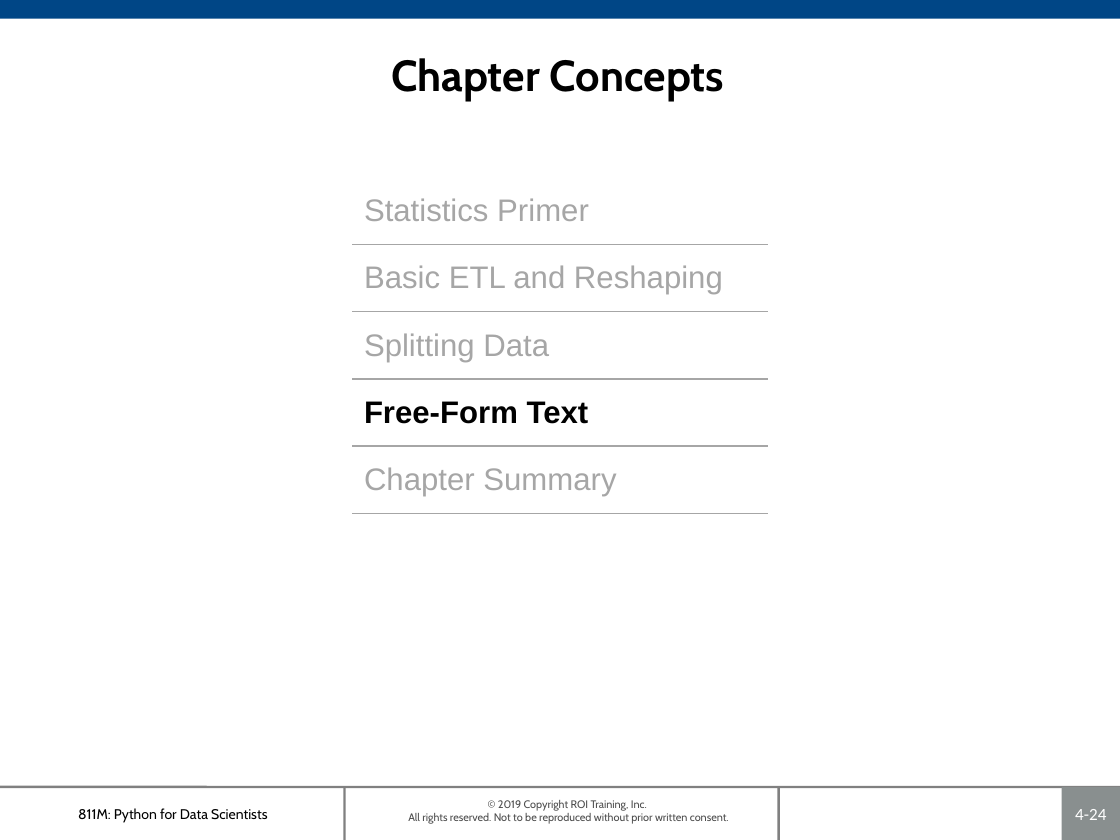
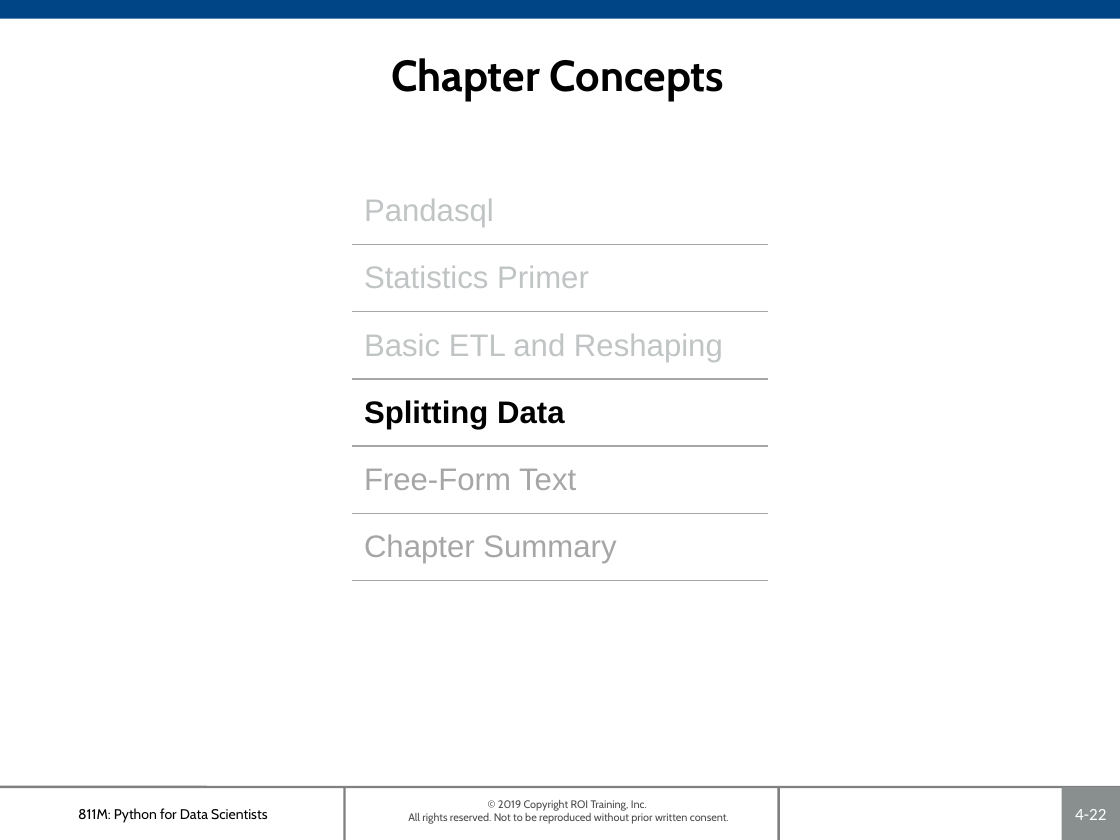
Before and after one commit to roitraining/PythonProgram, a slide deck: slide 22 of Day4-DataPrep/Ch04-DataPreparation.pptx (slide 24 before the commit). Drawn at 1120x840 pixels with LibreOffice and Linux fonts; fonts in the diff are those of the drawing; background and template pictures are left out. Boxes give left, top, right and bottom in pixels: in the first picture for what was removed or moved away, otherwise in the second. Text is boxed around its words. In the diff, an @@ line names an element or a change of style, - is before the commit and + after.

```diff
--- a/Day4-DataPrep/Ch04-DataPreparation.pptx
+++ b/Day4-DataPrep/Ch04-DataPreparation.pptx
@@ table at (353, 177, 767, 580) @@
+row 1: Pandasql
@@ page number at (1075, 809, 1106, 820): text changed @@
-4-24
+4-22
```
Also in this commit, not shown: 5 other slides changed, 2 slides added.
